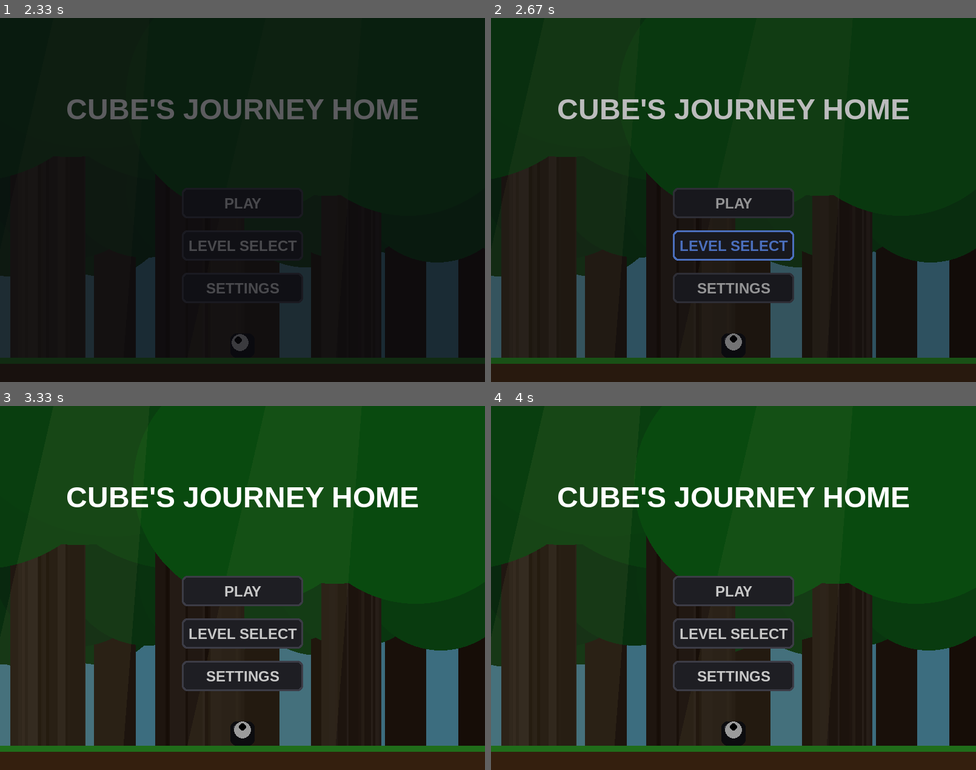
Above: before the commit, frames 1-4 (two rows, left to right).
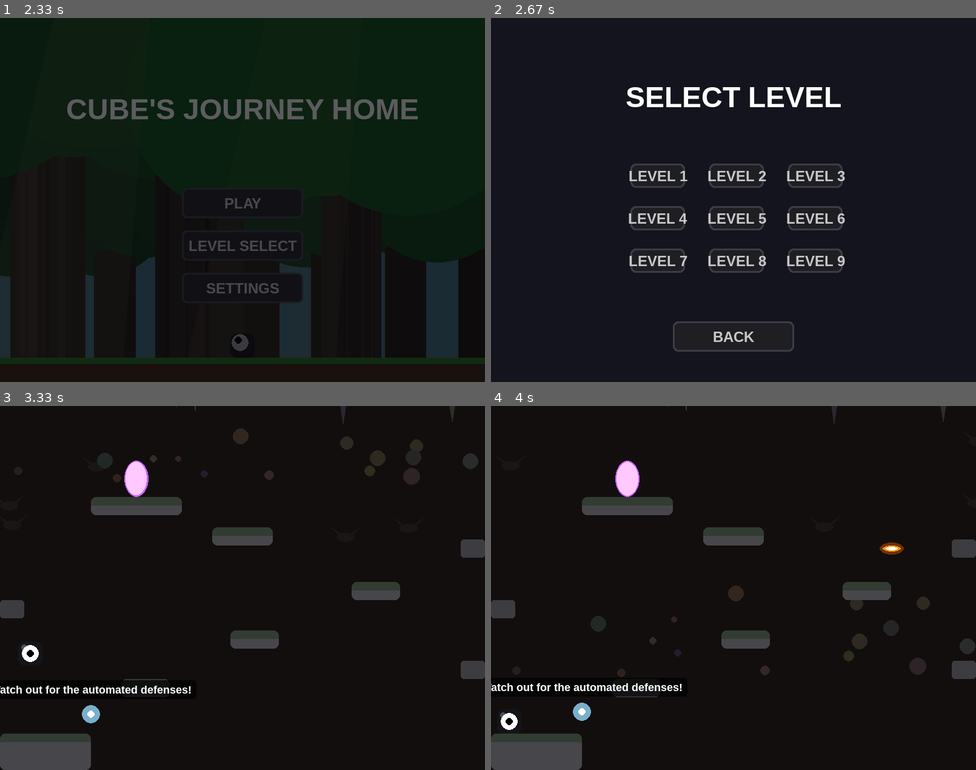
Above: after the commit, the same moments.

Repository: ClassicIdiot12/PYGAME-Vibe-Code
Game: pygame game, started from VIBE Coding.py
Same seed, same stepped clock (60 frames per second), same inputs: the game is played once before the commit and once after it.
Inputs (mouse positions are in pixels of both pictures, inside the frame that each line leads up to):
- Up to frame 1 (2.33 s): hold Left from 1.83 s (still down)
- Up to frame 2 (2.67 s): release Left at 2.37 s; click "LEVEL SELECT" at 2.45 s
- Up to frame 3 (3.33 s): click (247, 606) at 2.78 s, where only the run after the commit has a clickable "LEVEL 5"; tap Space at 3.07 s
- Up to frame 4 (4 s): tap A at 3.4 s

Frame 1 is identical in both runs. In frame 2, 60% of the frame differs, in the area x 0-100%, y 0-95%; in frame 3, 77%, in the area x 0-100%, y 0-100%; in frame 4, 77%.

Commit message:
Add UI setup for level selection and settings

Diff:
--- a/VIBE Coding.py
+++ b/VIBE Coding.py
@@ -603,6 +603,19 @@
 btn_play = Button(WIDTH//2 - 100, HEIGHT//2 - 20, 200, 50, "PLAY")
 btn_levels = Button(WIDTH//2 - 100, HEIGHT//2 + 50, 200, 50, "LEVEL SELECT")
 btn_settings = Button(WIDTH//2 - 100, HEIGHT//2 + 120, 200, 50, "SETTINGS")
+
+# Level Select UI Setup
+level_btns = []
+for i in range(9):
+    level_btns.append(Button(WIDTH//2 - 170 + (i%3)*130, HEIGHT//2 - 60 + (i//3)*70, 90, 40, f"LEVEL {i+1}"))
+btn_back_ls = Button(WIDTH//2 - 100, HEIGHT - 100, 200, 50, "BACK")
+
+# Settings UI Setup
+is_music_on = True
+is_sound_on = True
+btn_music = Button(WIDTH//2 - 100, HEIGHT//2 - 50, 200, 50, "MUSIC: ON")
+btn_sound = Button(WIDTH//2 - 100, HEIGHT//2 + 20, 200, 50, "SOUND: ON")
+btn_back_st = Button(WIDTH//2 - 100, HEIGHT - 100, 200, 50, "BACK")
 menu_fade_alpha = 255
 menu_bg_timer = 0
 menu_scene_index = 0
@@ -632,6 +645,30 @@
                 GAME_STATE = "PLAYING"
                 current_level = 1
                 load_level(current_level)
+            elif btn_levels.is_clicked(event):
+                GAME_STATE = "LEVEL_SELECT"
+            elif btn_settings.is_clicked(event):
+                GAME_STATE = "SETTINGS"
+
+        elif GAME_STATE == "LEVEL_SELECT":
+            if btn_back_ls.is_clicked(event):
+                GAME_STATE = "MENU"
+            else:
+                for i, btn in enumerate(level_btns):
+                    if btn.is_clicked(event):
+                        GAME_STATE = "PLAYING"
+                        current_level = i + 1
+                        load_level(current_level)
+
+        elif GAME_STATE == "SETTINGS":
+            if btn_back_st.is_clicked(event):
+                GAME_STATE = "MENU"
+            elif btn_music.is_clicked(event):
+                is_music_on = not is_music_on
+                btn_music.text = "MUSIC: ON" if is_music_on else "MUSIC: OFF"
+            elif btn_sound.is_clicked(event):
+                is_sound_on = not is_sound_on
+                btn_sound.text = "SOUND: ON" if is_sound_on else "SOUND: OFF"
 
         elif GAME_STATE == "VICTORY":
             if event.type == pygame.KEYDOWN:
@@ -703,6 +740,26 @@
             screen.blit(fade_surf, (0, 0))
             menu_fade_alpha = max(0, menu_fade_alpha - 5)
 
+    elif GAME_STATE == "LEVEL_SELECT":
+        screen.fill((20, 20, 30))
+        title_surf = title_font.render("SELECT LEVEL", True, (255, 255, 255))
+        title_rect = title_surf.get_rect(center=(WIDTH//2, HEIGHT//4 - 20))
+        screen.blit(title_surf, title_rect)
+
+        for btn in level_btns:
+            btn.draw(screen)
+        btn_back_ls.draw(screen)
+
+    elif GAME_STATE == "SETTINGS":
+        screen.fill((20, 20, 30))
+        title_surf = title_font.render("SETTINGS", True, (255, 255, 255))
+        title_rect = title_surf.get_rect(center=(WIDTH//2, HEIGHT//4 - 20))
+        screen.blit(title_surf, title_rect)
+
+        btn_music.draw(screen)
+        btn_sound.draw(screen)
+        btn_back_st.draw(screen)
+
     elif GAME_STATE == "PLAYING":
         if pygame.sprite.spritecollide(player, portals, False) and player.state == 'alive':
             current_level += 1
